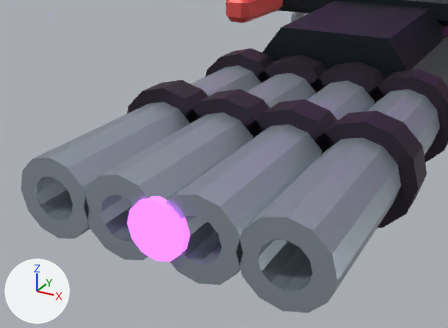
A saved change to the Blender file out/mech_reference/s05/s05.blend.
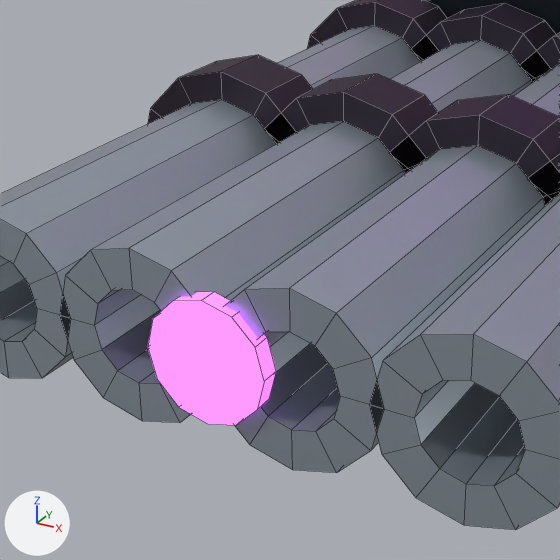
Each version appears first from a camera (50 mm lens) standing at (0.418, -2.209, 1.404) and looking at (0.059, -1.557, 1.078), and next in a close-up on the part from 12% to 74% of the width and 16% to 100% of the height. Every picture has the same lights, and +X, +Y and +Z are marked at lower left. The older version's two pictures come first. The close-ups show mesh edges as thin lines.

Names of what the first close-up shows: 'Light muzzle emission', 'Light weapon open bore', 'Light weapon open bore.001', 'Light weapon open bore.002', 'Light weapon open bore.003', 'Light weapon receiver', 'Weapon cooling collar', 'Weapon cooling collar.001', 'Weapon cooling collar.002', 'Weapon cooling collar.003', 'Weapon cooling collar.004', 'Weapon cooling collar.005' and 1 more.
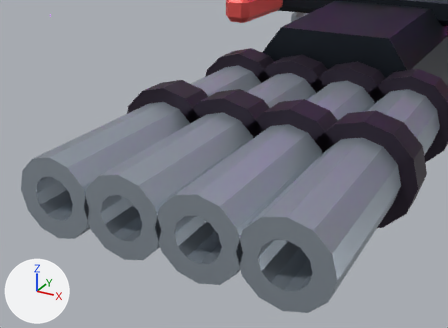
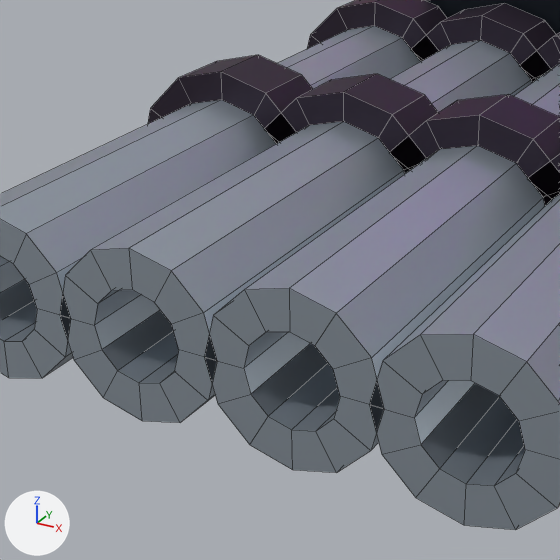
Where the change shows, as pixel boxes (x1, y1, x2, y2) in the close-ups (560 x 560 px):
'Light muzzle emission', deleted (purple)
    before: (148, 292, 276, 425)

The change, as a list of edits to the scene's bpy script:
```text
Remove ob_light_muzzle_emission:
    ob_light_muzzle_emission = bpy.data.objects.new('Light muzzle emission', me_light_muzzle_emission)
    ob_light_muzzle_emission.parent = ob_light_muzzle
    ob_light_muzzle_emission.location = (0.0, 0.0, 0.0)
```
